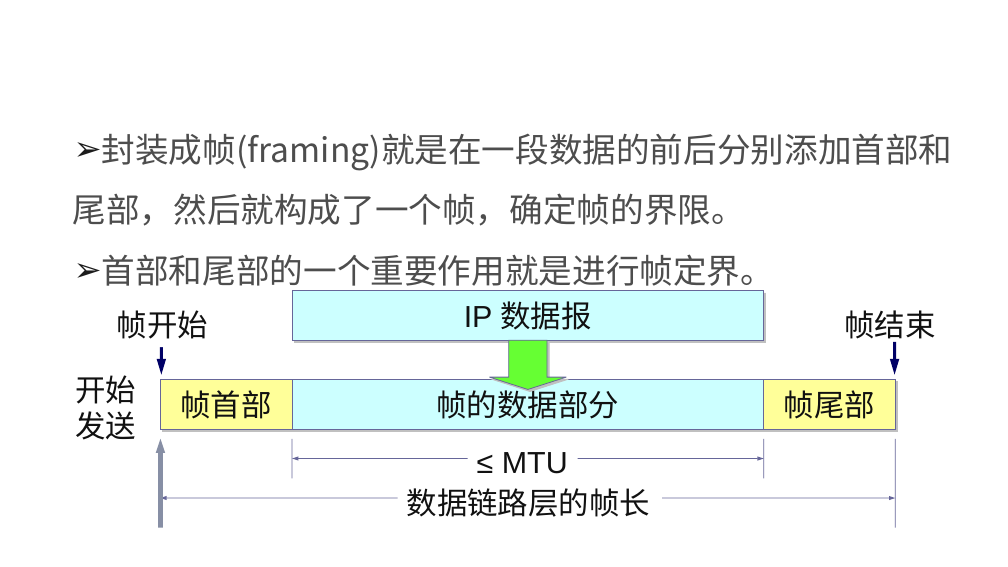
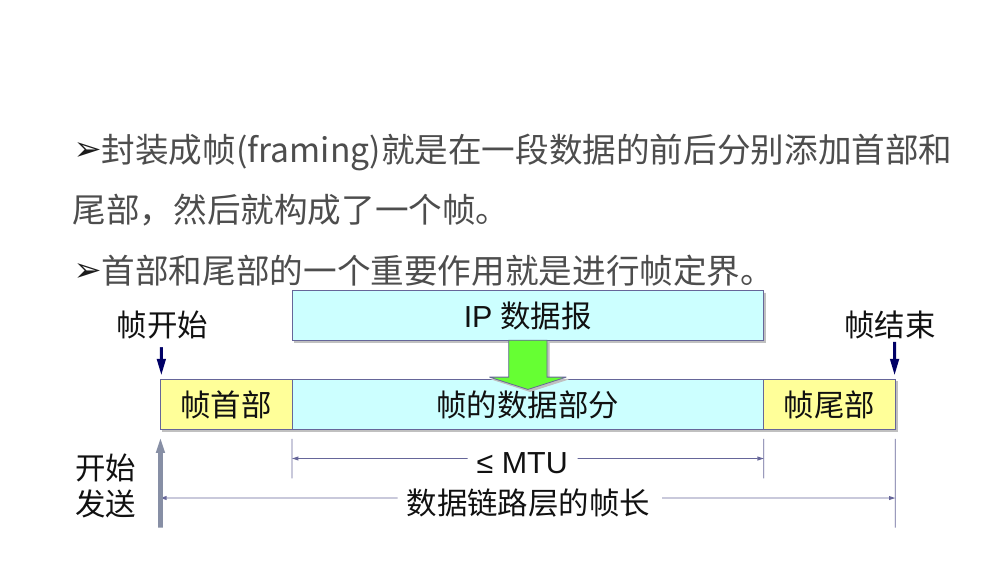
Before and after one commit to edu2act/course-NetWork, a slide deck: slide 12 of materials/slides/ch03 Data Link Layer.pptx. Drawn at 1008x567 pixels with LibreOffice and Linux fonts; fonts in the diff are those of the drawing; background and template pictures are left out. Boxes give left, top, right and bottom in pixels: in the first picture for what was removed or moved away, otherwise in the second. Text is boxed around its words. In the diff, an @@ line names an element or a change of style, - is before the commit and + after.

```diff
--- a/materials/slides/ch03 Data Link Layer.pptx
+++ b/materials/slides/ch03 Data Link Layer.pptx
@@ text at (73, 133, 953, 226): text changed @@
-➢ 封装成帧(framing)就是在一段数据的前后分别添加首部和尾部，然后就构成了一个帧，确定帧的界限。
+➢ 封装成帧(framing)就是在一段数据的前后分别添加首部和尾部，然后就构成了一个帧。
@@ text "开始": place and size @@
-text "开始" at (75, 375, 136, 440)
+text "开始" at (75, 453, 136, 518)
```
Also in this commit, not shown: 12 other slides changed.
